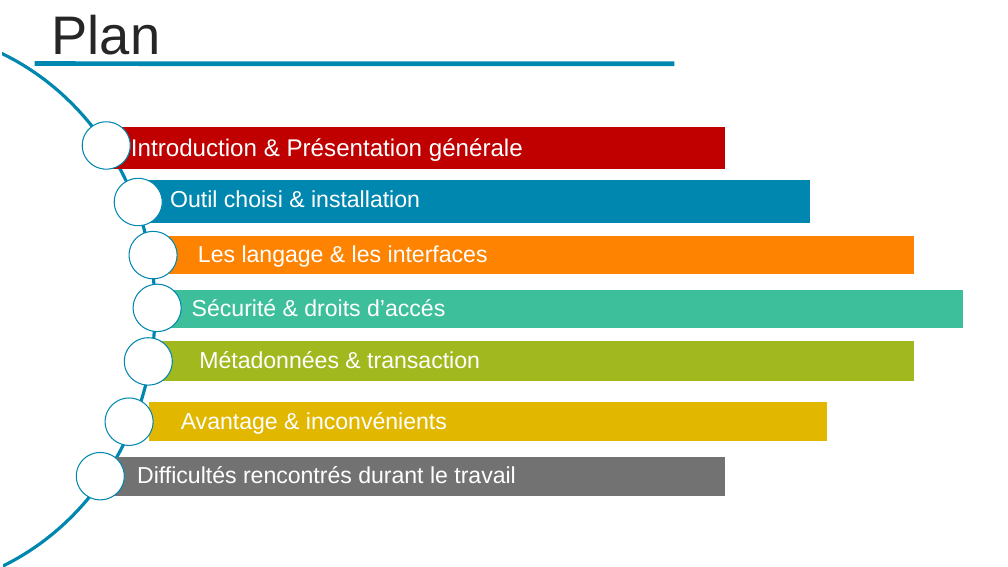
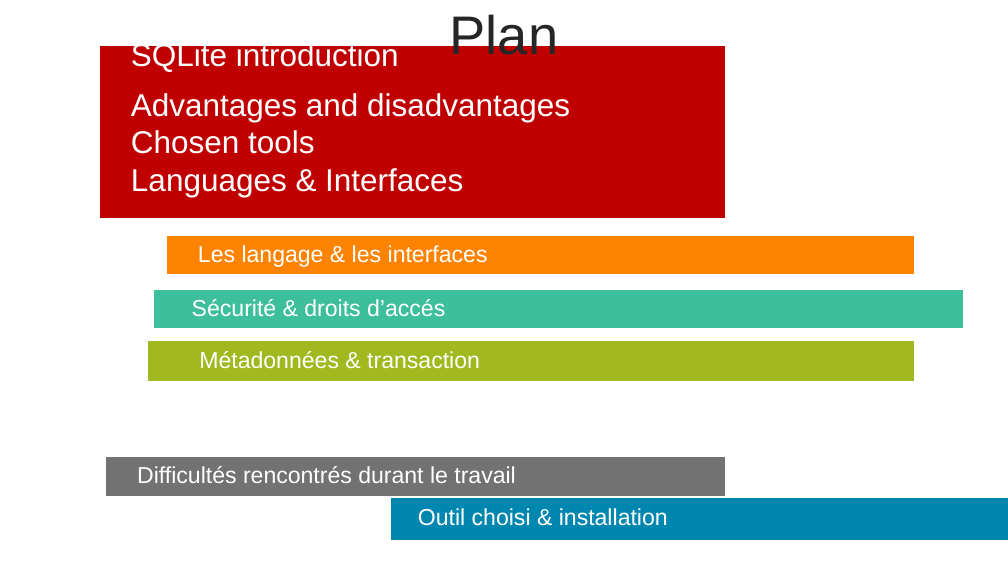
Before and after one commit to lahcenrahlaoui/Wingardium_Leviosaaaa, a slide deck: slide 2 of Presentation-projet-SQLite.pptx. Drawn at 1008x567 pixels with LibreOffice and Linux fonts; fonts in the diff are those of the drawing. Boxes give left, top, right and bottom in pixels: in the first picture for what was removed or moved away, otherwise in the second. Text is boxed around its words. In the diff, an @@ line names an element or a change of style, - is before the commit and + after.

```diff
--- a/Presentation-projet-SQLite.pptx
+++ b/Presentation-projet-SQLite.pptx
@@ text "Plan": place and size @@
-text "Plan" at (52, 14, 161, 64)
+text "Plan" at (450, 11, 559, 64)
@@ text "Plan" at (450, 11, 559, 64): alignment left to centre @@
@@ arch (boxed as its full ring) removed at (0, 29, 155, 567) @@
@@ rectangle "Introduction & Présentation générale": place and size @@
-rectangle "Introduction & Présentation générale" at (100, 128, 724, 169)
+rectangle "Introduction & Présentation générale" at (100, 46, 724, 218)
@@ text in rectangle at (334, 14, 642, 27): size 23 to 30 pt in "Introduction & Présentation générale"; more space between paragraphs @@
@@ text in rectangle at (131, 41, 570, 197): paragraphs added @@
+SQLite introduction
+Advantages and disadvantages
+Chosen tools
+Languages & Interfaces
@@ line removed from (35, 64) to (675, 64) @@
@@ ellipse removed at (82, 122, 131, 169) @@
@@ ellipse removed at (114, 178, 163, 226) @@
@@ ellipse removed at (129, 231, 178, 279) @@
@@ ellipse removed at (133, 284, 181, 332) @@
@@ ellipse removed at (124, 338, 172, 386) @@
@@ ellipse removed at (105, 399, 154, 446) @@
@@ rectangle removed at (150, 403, 827, 441) @@
@@ rectangle removed at (150, 403, 827, 441) @@
-Avantage & inconvénients
@@ ellipse removed at (76, 453, 125, 501) @@
@@ rectangle "Outil choisi & installation": place and size @@
-rectangle "Outil choisi & installation" at (144, 181, 810, 222)
+rectangle "Outil choisi & installation" at (392, 498, 1008, 539)
```
Also in this commit, not shown: 2 other slides changed, 2 other files.
